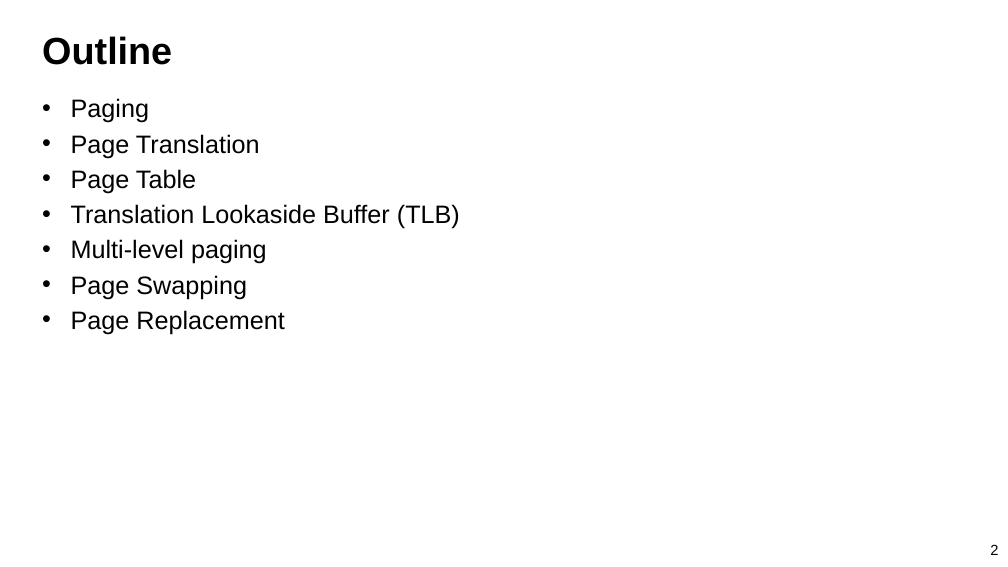
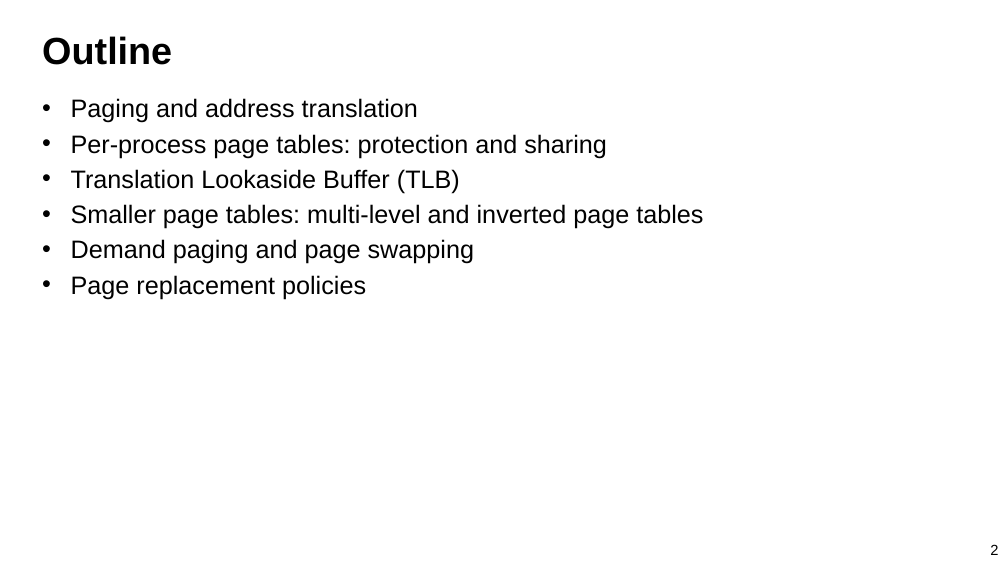
Before and after one commit to guhofstra/CSC112Fa26, a slide deck: slide 2 of PPTs/L8-Memory System II Paging.pptx. Drawn at 1008x567 pixels with LibreOffice and Linux fonts; fonts in the diff are those of the drawing. Boxes give left, top, right and bottom in pixels: in the first picture for what was removed or moved away, otherwise in the second. Text is boxed around its words. In the diff, an @@ line names an element or a change of style, - is before the commit and + after.

```diff
--- a/PPTs/L8-Memory System II Paging.pptx
+++ b/PPTs/L8-Memory System II Paging.pptx
@@ text at <box>71,98,607,158</box>: text changed @@
-• Paging
-• Page Translation
-• Page Table
+• Paging and address translation
+• Per-process page tables: protection and sharing
@@ text at <box>71,204,703,299</box>: text changed @@
-• Multi-level paging
-• Page Swapping
-• Page Replacement
+• Smaller page tables: multi-level and inverted page tables
+• Demand paging and page swapping
+• Page replacement policies
```
Also in this commit, not shown: 45 other slides changed, 5 slides added, 7 other files.
